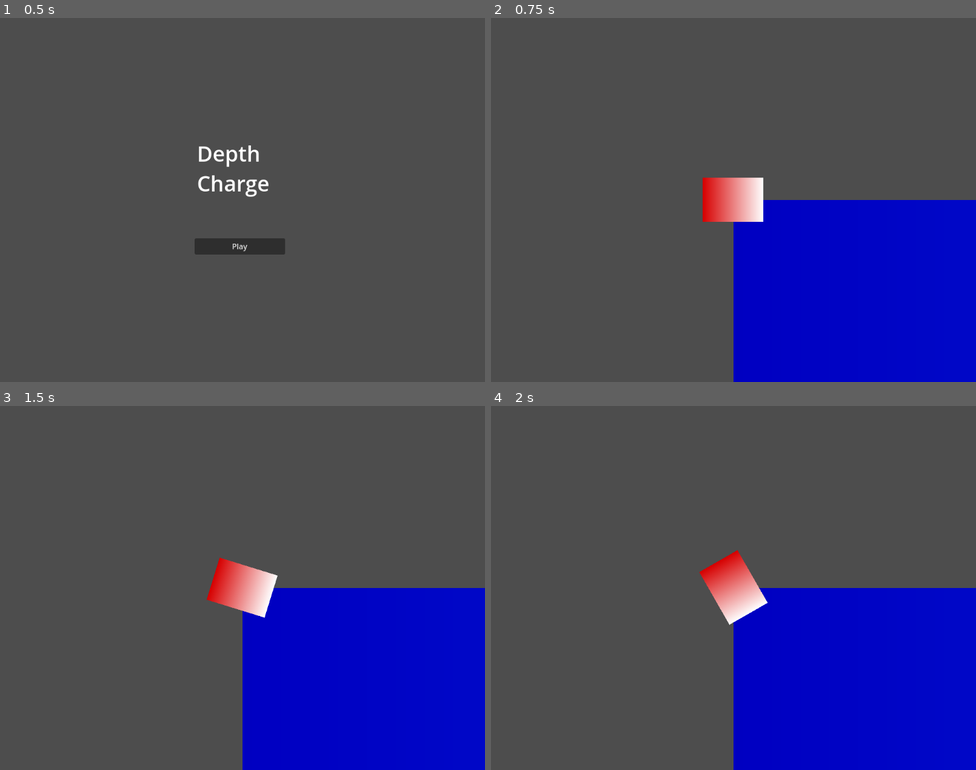
Above: before the commit, frames 1-4 (two rows, left to right).
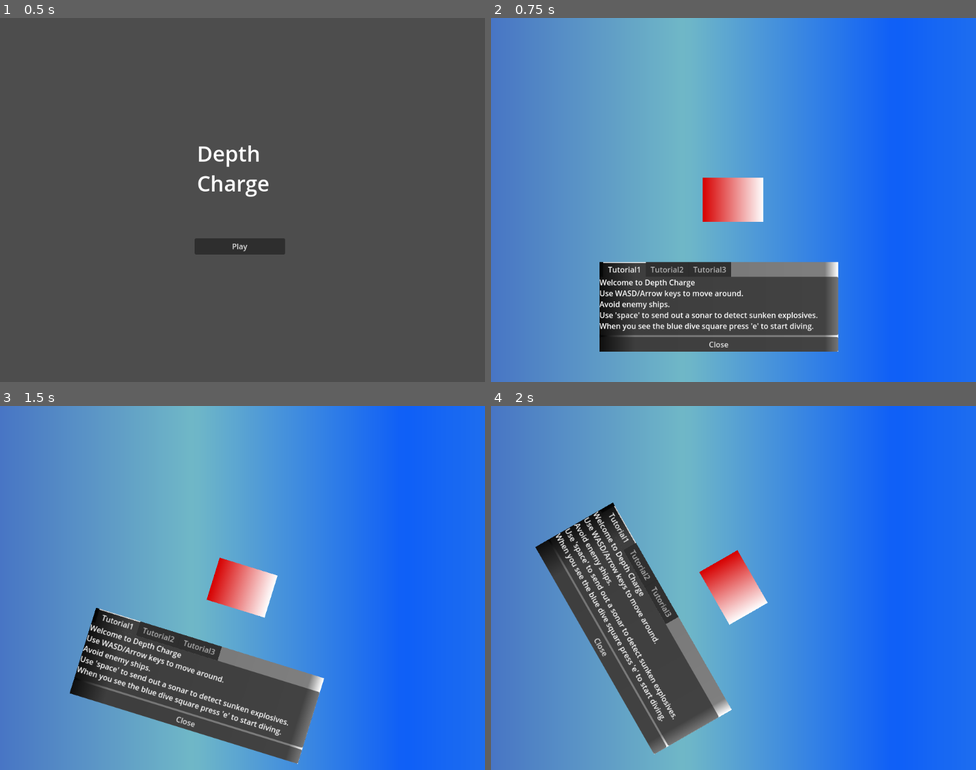
Above: after the commit, the same moments.

Repository: malceore/LD57
Game: Godot game, scene res://scenes/main/main_game.tscn
The game is run twice, just before and just after one commit, with the same random seed, the same clock (stepped at 60 frames per second) and the same inputs.
Inputs:
- Up to frame 1 (0.5 s): no input
- Up to frame 2 (0.75 s): click "Play" at 0.5 s
- Up to frame 3 (1.5 s): tap Enter at 1.25 s; hold Right (right) from 1.28 s (still down); tap E (dive) at 1.35 s
- Up to frame 4 (2 s): keep holding Right (right)

Frame 1 is identical in both runs. In frame 2, 94% of the frame differs, in the area x 0-100%, y 0-100%; in frame 3, 93%; in frame 4, 91%.

Commit message:
stitching up separated scenes and trying to get back out to stealth game.

Diff:
--- a/scenes/main/main_game.gd
+++ b/scenes/main/main_game.gd
@@ -4,14 +4,20 @@
 
 var dive_spots = [null, preload("res://scenes/dive_game/dive_game.tscn")]
 
+var current_dive_spot = null
+
 func _on_title_screen_start_game_pressed() -> void:
 	$title_screen.hide()
 	$stealth_game/Camera2D.make_current()
 	$stealth_game.show()
 
+func _on_stealth_game_dive(location) -> void:
+	current_dive_spot = dive_spots[location].instantiate()
+	get_tree().root.add_child(current_dive_spot)
+	current_dive_spot.get_node("hook").get_node("hook").get_node("Camera2D").make_current()
+	remove_child($stealth_game)
 
-func _on_stealth_game_dive(location) -> void:
-	var dive_spot_current = dive_spots[location].instantiate()
-	get_tree().root.add_child(dive_spot_current)
-	dive_spot_current.get_node("hook").get_node("hook").get_node("Camera2D").make_current()
-	remove_child($stealth_game)
+func _on_dive_game_end_game_pressed() -> void:
+	stealth_game_scene.get_node("Camera2D").make_current()
+	current_dive_spot.queue_free()
+	get_tree().root.add_child(stealth_game_scene)
--- a/scenes/popup/popup.tscn
+++ b/scenes/popup/popup.tscn
@@ -37,6 +37,7 @@
 Use WASD/Arrow keys to move around.
 Avoid enemy ships.
 Use 'space' to send out a sonar to detect sunken explosives.
+When you see the blue dive square press 'e' to start diving.
 "
 metadata/_tab_index = 0
 
--- a/scenes/ship_return/ship_return.gd
+++ b/scenes/ship_return/ship_return.gd
@@ -2,7 +2,7 @@
 
 @onready var score_float_text = get_node("float_text")
 @onready var colShape2D = get_node("CollisionShape2D")
-@onready var set_sail_button = get_node("Button")
+@onready var set_sail_button = get_node("SetSailButton")
 
 var enabled = false
 
@@ -16,3 +16,6 @@
 	if enabled:
 		score_float_text.reveal("<your score here>")
 		set_sail_button.visible = true
+
+func _on_set_sale_button_pressed() -> void:
+	get_tree().get_root().get_node("main_game")._on_dive_game_end_game_pressed()
--- a/scenes/ship_return/ship_return.tscn
+++ b/scenes/ship_return/ship_return.tscn
@@ -16,7 +16,7 @@
 [node name="float_text" parent="." instance=ExtResource("2_e7i2m")]
 position = Vector2(61, -82)
 
-[node name="Button" type="Button" parent="."]
+[node name="SetSailButton" type="Button" parent="."]
 offset_left = -71.0
 offset_top = -190.0
 offset_right = 71.0
@@ -24,3 +24,4 @@
 text = "Set Sail..."
 
 [connection signal="body_entered" from="." to="." method="_on_body_entered"]
+[connection signal="pressed" from="SetSailButton" to="." method="_on_set_sale_button_pressed"]
--- a/scenes/stealth_game/dive_spot/dive_spot.tscn
+++ b/scenes/stealth_game/dive_spot/dive_spot.tscn
@@ -18,7 +18,6 @@
 shape = SubResource("CircleShape2D_ipj4b")
 
 [node name="Sprite2D" type="Sprite2D" parent="."]
-visible = false
 position = Vector2(0, 1.96695e-06)
 scale = Vector2(0.21875, 56)
 texture = SubResource("GradientTexture1D_3lwl4")
--- a/scenes/stealth_game/stealth_game.tscn
+++ b/scenes/stealth_game/stealth_game.tscn
@@ -1,12 +1,14 @@
-[gd_scene load_steps=15 format=3 uid="uid://xs8r6aue3u88"]
+[gd_scene load_steps=16 format=3 uid="uid://xs8r6aue3u88"]
 
 [ext_resource type="Script" uid="uid://dnb62oawbfrqq" path="res://scenes/stealth_game/ship.gd" id="1_7o2pb"]
-[ext_resource type="Script" uid="uid://2tdjv3idlg51" path="res://scenes/stealth_game/stealth_game.gd" id="1_gso01"]
+[ext_resource type="Script" path="res://scenes/stealth_game/stealth_game.gd" id="1_gso01"]
 [ext_resource type="PackedScene" uid="uid://cwmb2opl1itpl" path="res://scenes/stealth_game/dive_spot/dive_spot.tscn" id="2_hikq7"]
 [ext_resource type="PackedScene" uid="uid://d1ehpky7b03ut" path="res://scenes/enemy_ship/enemy_ship.tscn" id="3_u3qtp"]
+[ext_resource type="PackedScene" uid="uid://3mmam7vt30xk" path="res://scenes/popup/popup.tscn" id="5_sqlxv"]
 
 [sub_resource type="Gradient" id="Gradient_tlene"]
-colors = PackedColorArray(0, 0, 0.760784, 1, 0, 0.321569, 1, 1)
+offsets = PackedFloat32Array(0, 0.121094, 0.320312, 0.539062, 0.625, 0.804688, 0.894531, 1)
+colors = PackedColorArray(0.0412621, 0.104403, 0.75902, 1, 0.233819, 0.591615, 0.750787, 1, 0, 0, 0.760784, 1, 0.44157, 0.72371, 0.78171, 1, 0.0563707, 0.372906, 0.972133, 1, 0.394595, 0.680929, 0.804933, 1, 0, 0.321569, 1, 1, 0.232012, 0.532864, 0.885305, 1)
 
 [sub_resource type="GradientTexture1D" id="GradientTexture1D_7o2pb"]
 gradient = SubResource("Gradient_tlene")
@@ -51,13 +53,15 @@
 script = ExtResource("1_gso01")
 
 [node name="Camera2D" type="Camera2D" parent="."]
+position = Vector2(2895, 1937)
 
-[node name="TextureRect" type="TextureRect" parent="."]
+[node name="background" type="TextureRect" parent="."]
 offset_right = 5181.0
 offset_bottom = 4481.0
 texture = SubResource("GradientTexture1D_7o2pb")
 
 [node name="ship" type="CharacterBody2D" parent="."]
+position = Vector2(2895, 1937)
 script = ExtResource("1_7o2pb")
 
 [node name="TextureRect" type="TextureRect" parent="ship"]
@@ -80,6 +84,12 @@
 [node name="RemoteTransform2D" type="RemoteTransform2D" parent="ship"]
 remote_path = NodePath("../../Camera2D")
 
+[node name="Popup" parent="ship" instance=ExtResource("5_sqlxv")]
+offset_left = -283.0
+offset_top = 131.0
+offset_right = 221.0
+offset_bottom = 320.0
+
 [node name="dive_spot" parent="." instance=ExtResource("2_hikq7")]
 position = Vector2(176, 162)
 
@@ -88,7 +98,7 @@
 
 [node name="PathFollow2D" type="PathFollow2D" parent="Path2D"]
 position = Vector2(3987, 103)
-rotation = -0.00197778
+rotation = -0.00197993
 
 [node name="enemy_ship" parent="Path2D/PathFollow2D" instance=ExtResource("3_u3qtp")]
 
@@ -106,7 +116,7 @@
 
 [node name="PathFollow2D" type="PathFollow2D" parent="Path2D3"]
 position = Vector2(2464, 3396)
-rotation = 2.2069
+rotation = 2.20689
 
 [node name="enemy_ship" parent="Path2D3/PathFollow2D" instance=ExtResource("3_u3qtp")]
 
